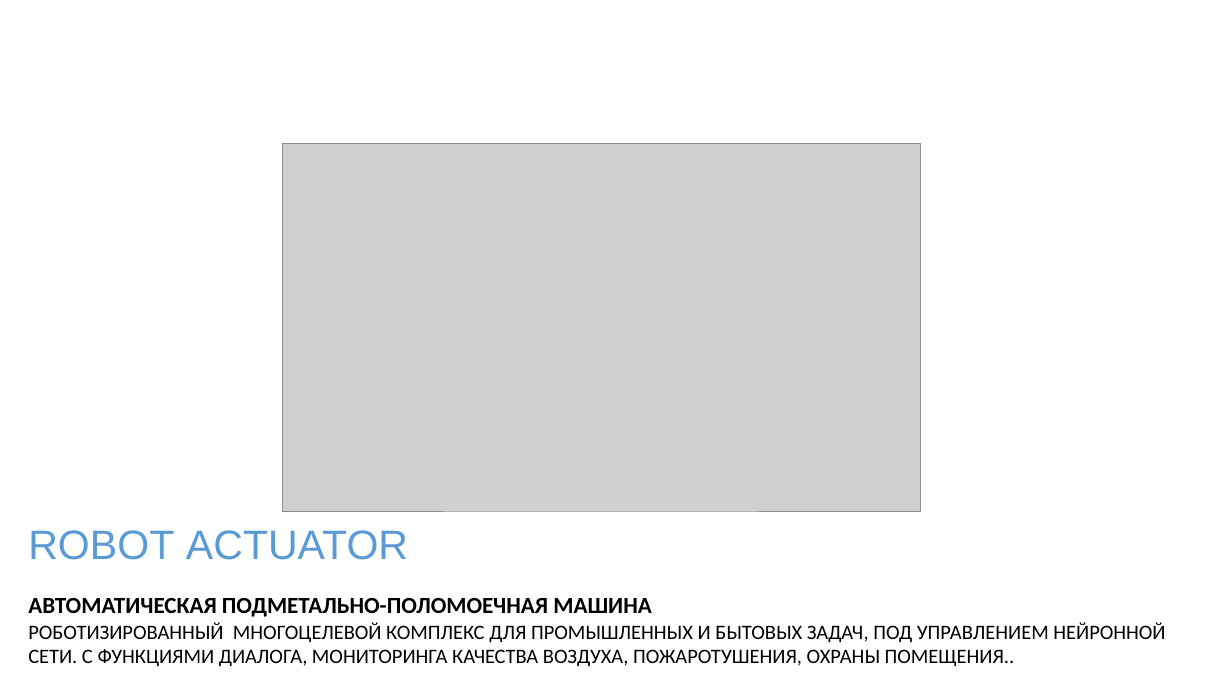
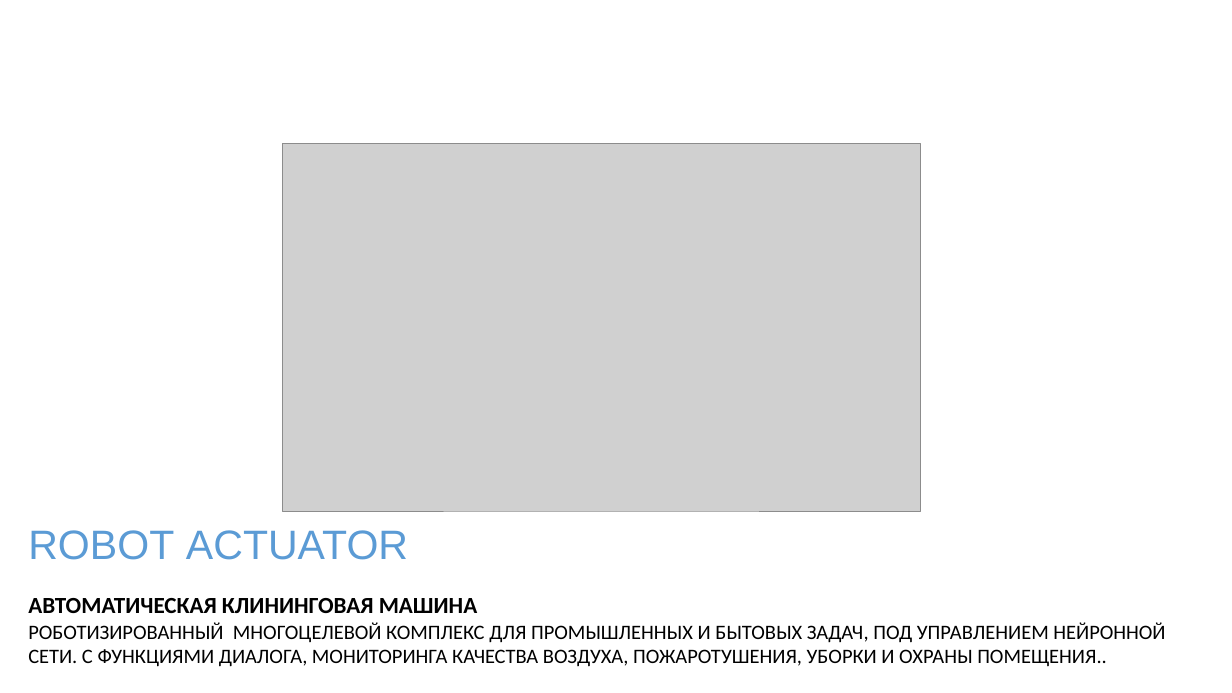
Before and after one commit to iACTUATOR/iactuator.ru, a slide deck: slide 1 of actuator.pptx. Drawn at 1232x693 pixels with LibreOffice and Linux fonts; fonts in the diff are those of the drawing; grey boxes stand for pictures. Boxes give left, top, right and bottom in pixels: in the first picture for what was removed or moved away, otherwise in the second. Text is boxed around its words. In the diff, an @@ line names an element or a change of style, - is before the commit and + after.

```diff
--- a/actuator.pptx
+++ b/actuator.pptx
@@ text at (28,598,1165,667): text changed @@
-АВТОМАТИЧЕСКАЯ ПОДМЕТАЛЬНО-ПОЛОМОЕЧНАЯ МАШИНА
-РОБОТИЗИРОВАННЫЙ МНОГОЦЕЛЕВОЙ КОМПЛЕКС ДЛЯ ПРОМЫШЛЕННЫХ И БЫТОВЫХ ЗАДАЧ, ПОД УПРАВЛЕНИЕМ НЕЙРОННОЙ СЕТИ. С ФУНКЦИЯМИ ДИАЛОГА, МОНИТОРИНГА КАЧЕСТВА ВОЗДУХА, ПОЖАРОТУШЕНИЯ, ОХРАНЫ ПОМЕЩЕНИЯ..
+АВТОМАТИЧЕСКАЯ КЛИНИНГОВАЯ МАШИНА
+РОБОТИЗИРОВАННЫЙ МНОГОЦЕЛЕВОЙ КОМПЛЕКС ДЛЯ ПРОМЫШЛЕННЫХ И БЫТОВЫХ ЗАДАЧ, ПОД УПРАВЛЕНИЕМ НЕЙРОННОЙ СЕТИ. С ФУНКЦИЯМИ ДИАЛОГА, МОНИТОРИНГА КАЧЕСТВА ВОЗДУХА, ПОЖАРОТУШЕНИЯ, УБОРКИ И ОХРАНЫ ПОМЕЩЕНИЯ..
```
Also in this commit, not shown: 1 other file.
